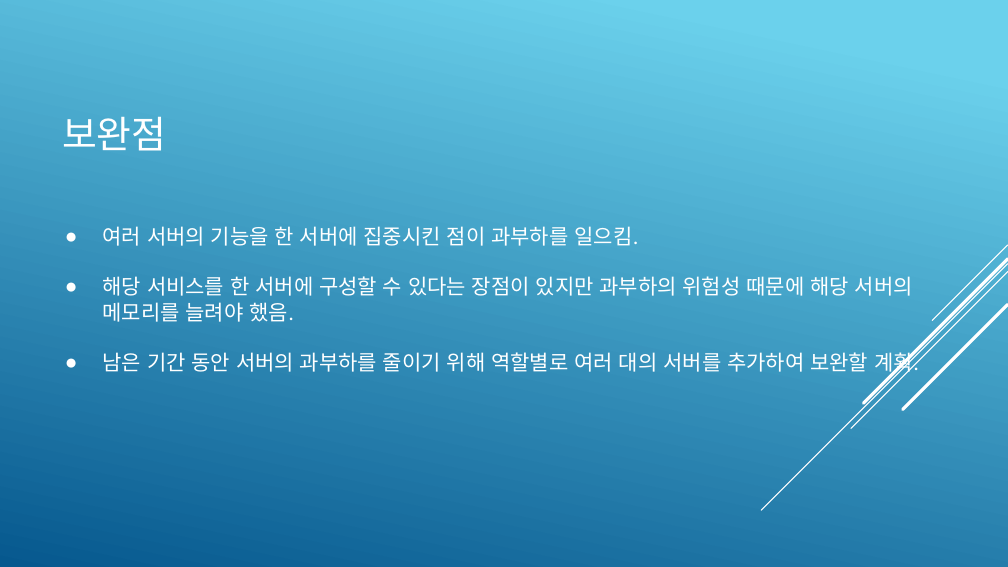
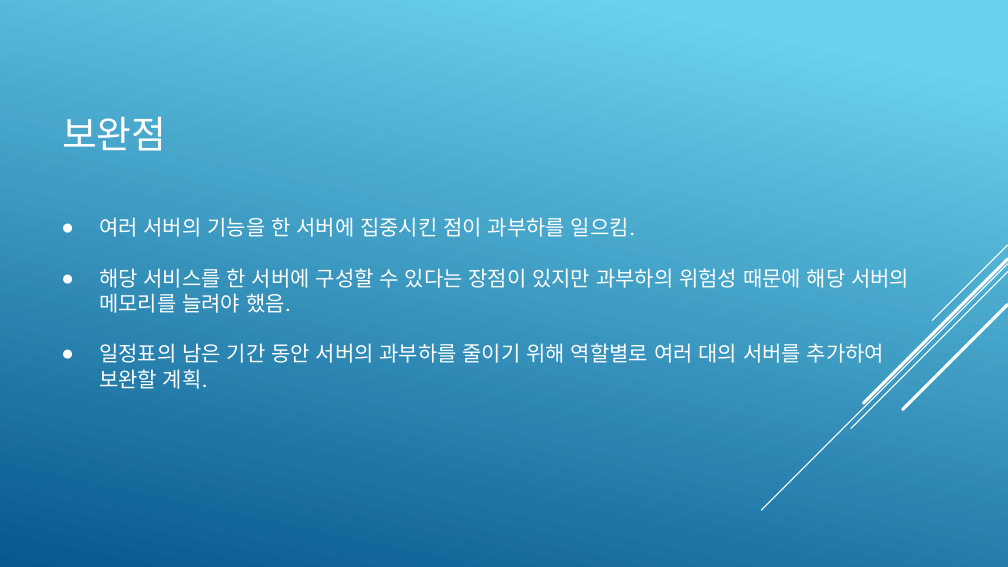
Before and after one commit to KimJeongHoon190/First_Project, a slide deck: slide 14 of 제출자료/최종 발표 프레젠테이션(김정훈).pptx (slide 10 before the commit). Drawn at 1008x567 pixels with LibreOffice and Linux fonts; fonts in the diff are those of the drawing. Boxes give left, top, right and bottom in pixels: in the first picture for what was removed or moved away, otherwise in the second. Text is boxed around its words. In the diff, an @@ line names an element or a change of style, - is before the commit and + after.

```diff
--- a/제출자료/최종 발표 프레젠테이션(김정훈).pptx
+++ b/제출자료/최종 발표 프레젠테이션(김정훈).pptx
@@ text "여러 서버의 기능을 한 서버에 ...": place and size @@
-text "여러 서버의 기능을 한 서버에 ..." at (103, 226, 920, 375)
+text "여러 서버의 기능을 한 서버에 ..." at (99, 217, 909, 389)
@@ text at (99, 343, 884, 389): text changed @@
-● 남은 기간 동안 서버의 과부하를 줄이기 위해 역할별로 여러 대의 서버를 추가하여 보완할 계획.
+● 일정표의 남은 기간 동안 서버의 과부하를 줄이기 위해 역할별로 여러 대의 서버를 추가하여 보완할 계획.
```
Also in this commit, not shown: 7 other slides changed, 5 slides added, 3 other files.
